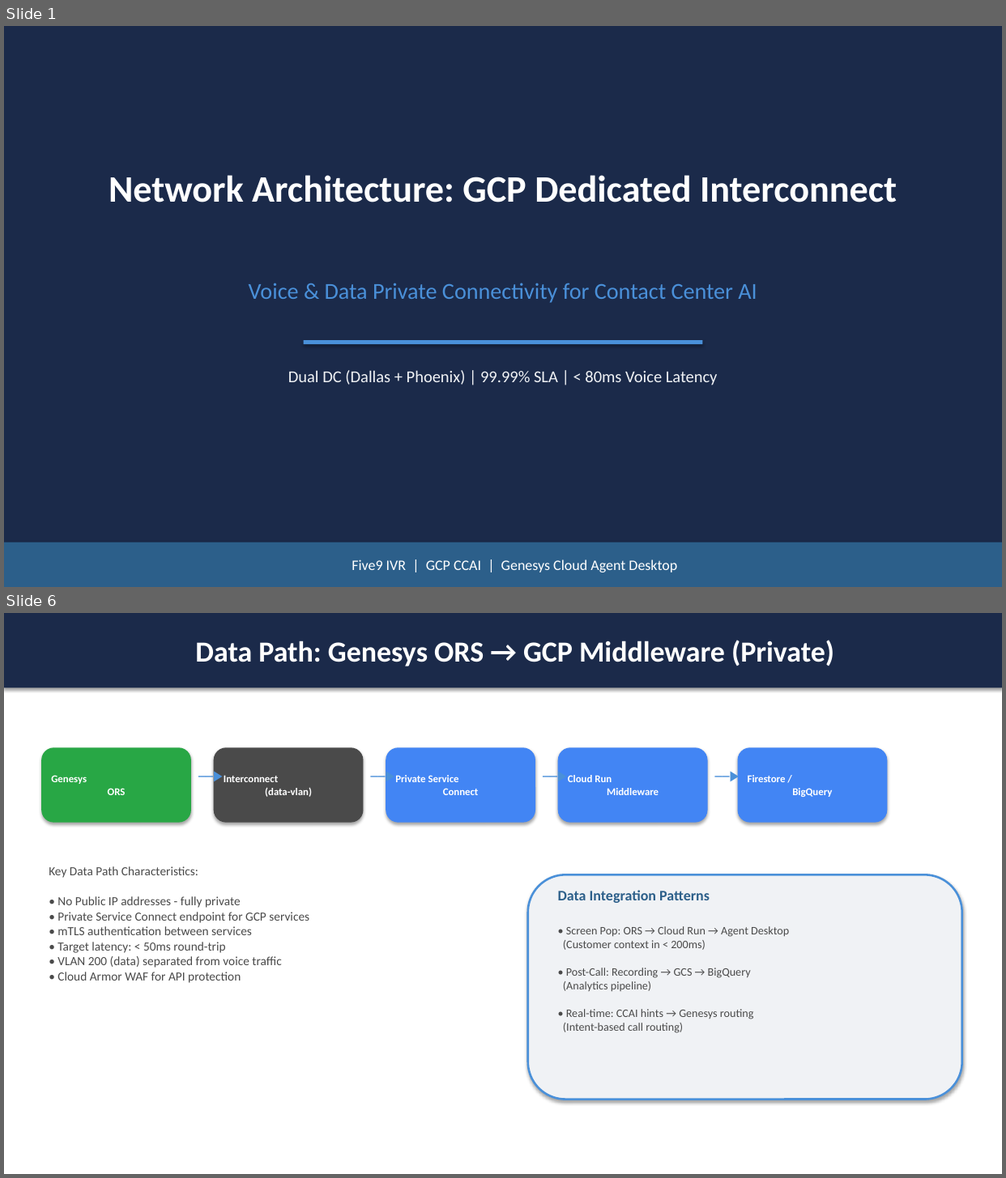
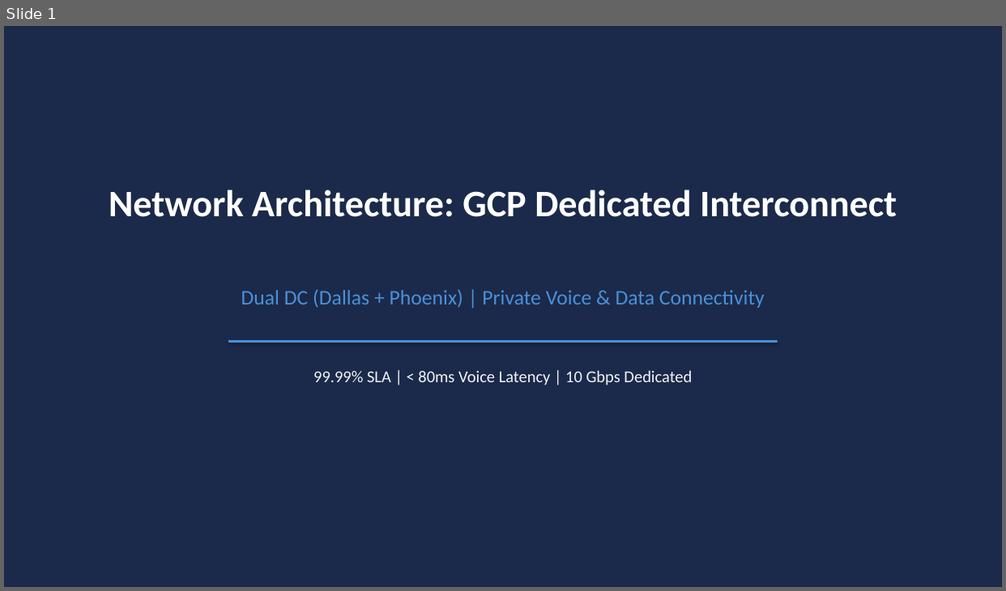
Before and after one commit to sunilsuryavanshi/hello_nw, a slide deck: docs/Five9_Genesys_Bridge_Executive_v1.pptx. Shown one above the other, each under a label of ours: slides 1 and 6 before the commit, slide 1 after it; the slides between them are not shown. The pictures are 1006x1178 and 1006x591 pixels, drawn with LibreOffice and Linux fonts; fonts in the diff are those of the drawing. Boxes give left, top, right and bottom in pixels: in the first picture for what was removed or moved away, otherwise in the second. Text is boxed around its words. In the diff, an @@ line names an element or a change of style, - is before the commit and + after.

Commit message:
Add Visio-style network diagram slides to executive PPT

```diff
--- a/docs/Five9_Genesys_Bridge_Executive_v1.pptx
+++ b/docs/Five9_Genesys_Bridge_Executive_v1.pptx
@@ slide 6 removed at <box>4,613,1002,1174</box>, background #FFFFFF @@
@@ rectangle removed at <box>4,613,1002,688</box> @@
-Data Path: Genesys ORS → GCP Middleware (Private)
@@ rounded rectangle removed at <box>41,747,191,823</box> @@
-Genesys
-ORS
@@ rounded rectangle removed at <box>214,747,364,823</box> @@
-Interconnect
-(data-vlan)
@@ rounded rectangle removed at <box>386,747,535,823</box> @@
-Private Service
-Connect
@@ rounded rectangle removed at <box>558,747,708,823</box> @@
-Cloud Run
-Middleware
@@ rounded rectangle removed at <box>738,747,888,823</box> @@
-Firestore /
-BigQuery
@@ text removed at <box>191,763,251,800</box> @@
-──▶
@@ text removed at <box>364,763,424,800</box> @@
-──▶
@@ text removed at <box>535,763,595,800</box> @@
-──▶
@@ text removed at <box>708,763,768,800</box> @@
-──▶
@@ text removed at <box>49,867,309,983</box> @@
-Key Data Path Characteristics:
-• No Public IP addresses - fully private
-• Private Service Connect endpoint for GCP services
-• mTLS authentication between services
-• Target latency: < 50ms round-trip
-• VLAN 200 (data) separated from voice traffic
-• Cloud Armor WAF for API protection
@@ rounded rectangle removed at <box>528,875,962,1100</box> @@
@@ text removed at <box>558,890,710,903</box> @@
-Data Integration Patterns
@@ text removed at <box>563,926,789,1033</box> @@
-• Screen Pop: ORS → Cloud Run → Agent Desktop
-(Customer context in < 200ms)
-• Post-Call: Recording → GCS → BigQuery
-(Analytics pipeline)
-• Real-time: CCAI hints → Genesys routing
-(Intent-based call routing)
@@ slide 1 changed as well @@
@@ text "Network Architecture: GCP Dedicated Interconnect": place and size @@
-text "Network Architecture: GCP Dedicated Interconnect" at <box>108,175,897,203</box>
+text "Network Architecture: GCP Dedicated Interconnect" at <box>108,190,897,217</box>
@@ text at <box>241,289,765,308</box>: text changed; size 22 to 20 pt @@
-Voice & Data Private Connectivity for Contact Center AI
+Dual DC (Dallas + Phoenix) | Private Voice & Data Connectivity
@@ rectangle: place and size @@
-rectangle at <box>304,340,702,345</box>
+rectangle at <box>228,340,778,343</box>
@@ text at <box>313,370,692,386</box>: text changed @@
-Dual DC (Dallas + Phoenix) | 99.99% SLA | < 80ms Voice Latency
+99.99% SLA | < 80ms Voice Latency | 10 Gbps Dedicated
@@ rectangle removed at <box>4,543,1002,587</box> @@
-Five9 IVR | GCP CCAI | Genesys Cloud Agent Desktop
```
Also in this commit, not shown: 1 other slide changed, 4 slides added, 7 other slides removed, 1 other file.
